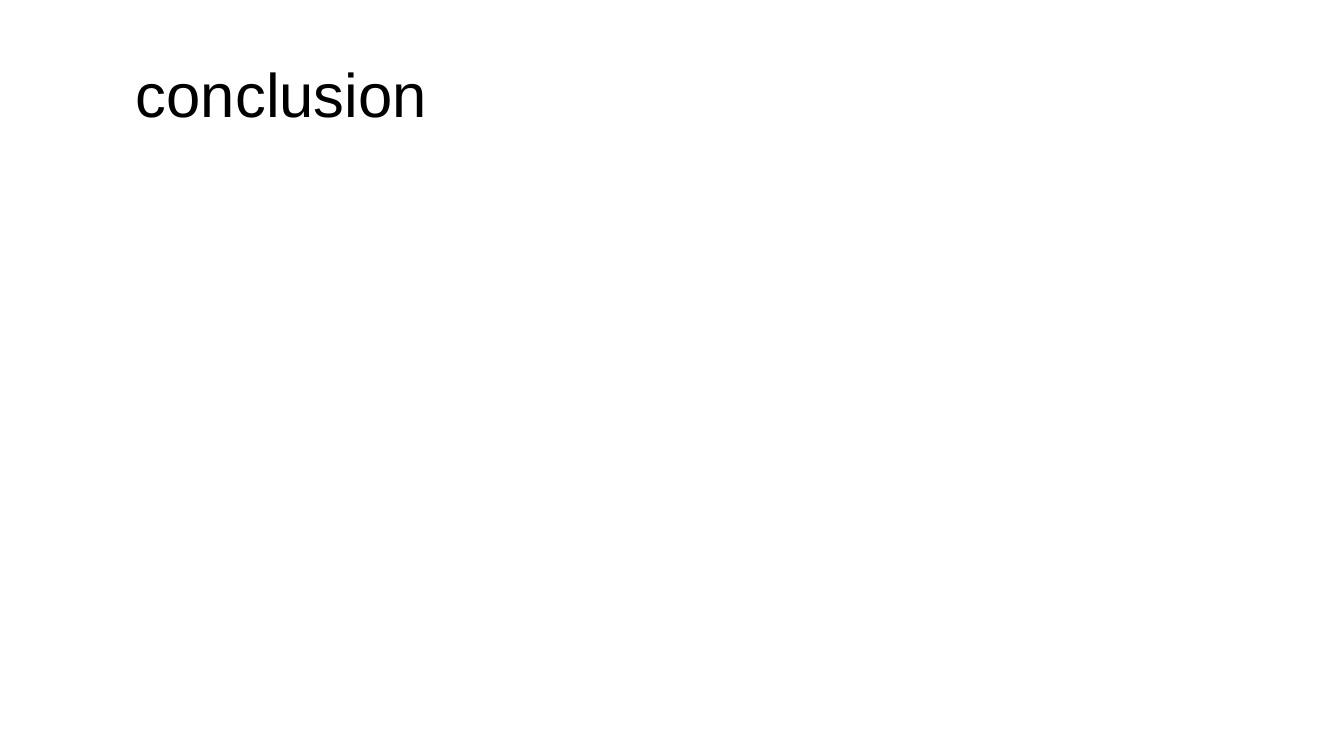
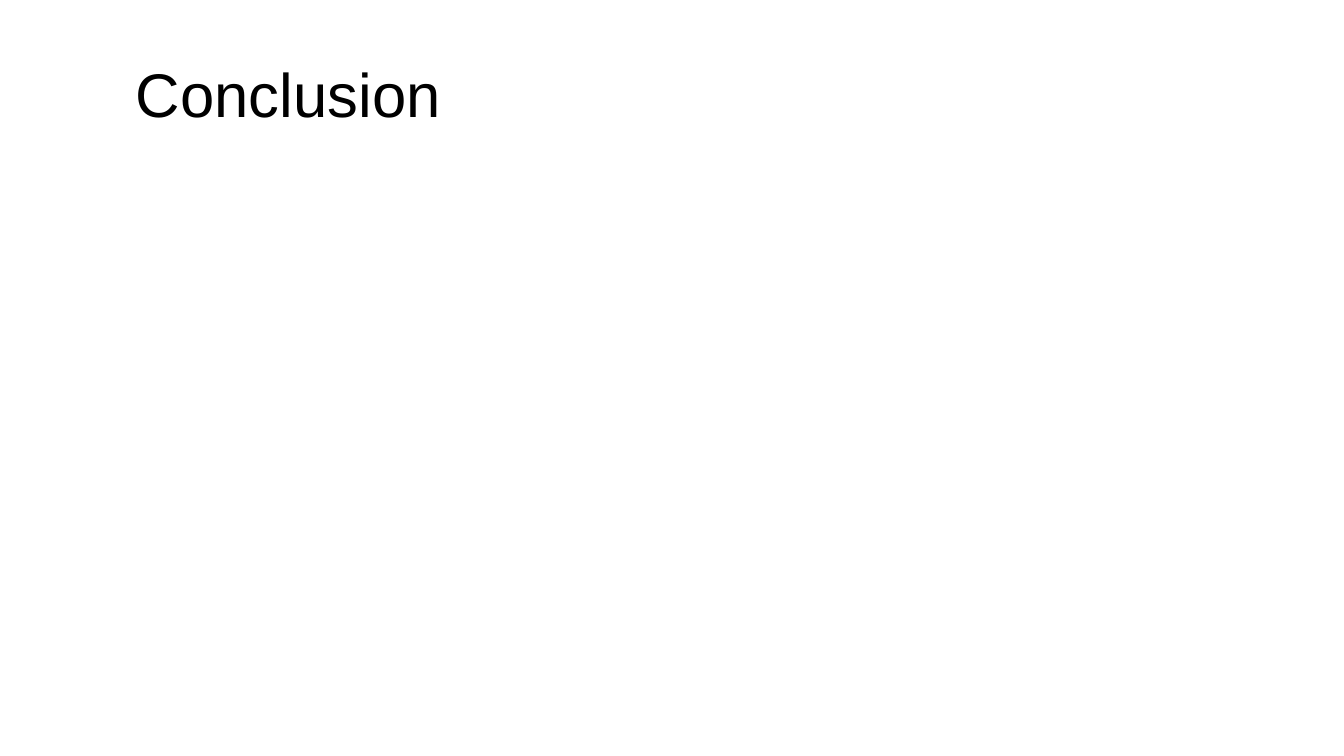
Before and after one commit to sdaisyna/PharmacyMS, a slide deck: slide 37 of Design/Medino Pharmacy.pptx (slide 41 before the commit). Drawn at 1344x756 pixels with LibreOffice and Linux fonts; fonts in the diff are those of the drawing. Boxes give left, top, right and bottom in pixels: in the first picture for what was removed or moved away, otherwise in the second. Text is boxed around its words. In the diff, an @@ line names an element or a change of style, - is before the commit and + after.

```diff
--- a/Design/Medino Pharmacy.pptx
+++ b/Design/Medino Pharmacy.pptx
@@ title at [136,72,441,118]: text changed @@
-conclusion
+Conclusion
```
Also in this commit, not shown: 15 other slides changed, 8 slides added, 12 slides removed, 2 other files.
